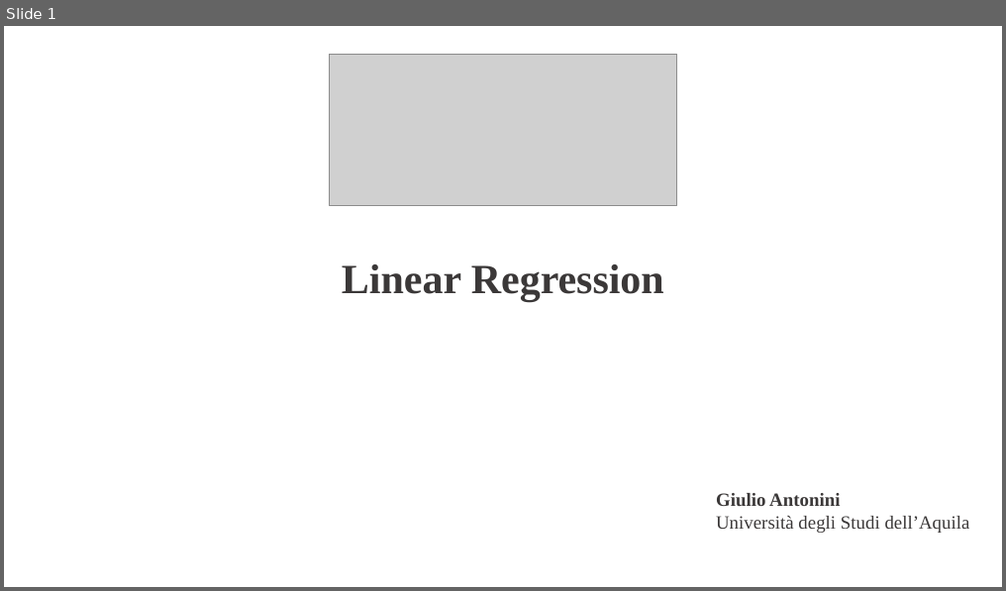
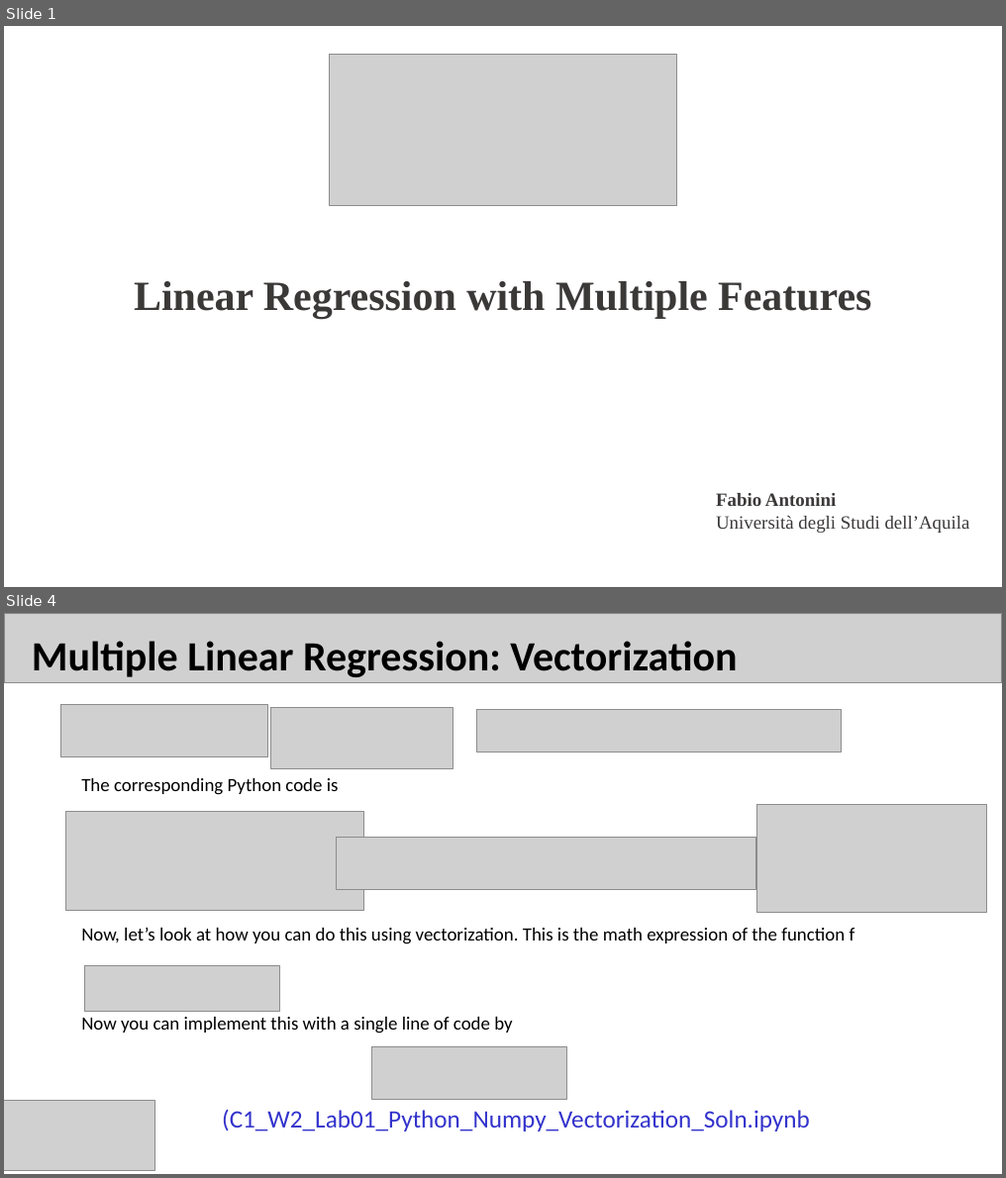
Before and after one commit to fabioantonini/introduction-machine-learning-for-engineers, a slide deck: Lectures/LinearRegressionMultipleFeatures/Slides/LinearRegressionMultipleFeatures.ppt. Shown one above the other, each under a label of ours: slide 1 before the commit, slides 1 and 4 after it; the slides between them are not shown. The pictures are 1006x591 and 1006x1178 pixels, drawn with LibreOffice and Linux fonts; fonts in the diff are those of the drawing; grey boxes stand for pictures; background and template pictures are left out. Boxes give left, top, right and bottom in pixels: in the first picture for what was removed or moved away, otherwise in the second. Text is boxed around its words. In the diff, an @@ line names an element or a change of style, - is before the commit and + after.

```diff
--- a/Lectures/LinearRegressionMultipleFeatures/Slides/LinearRegressionMultipleFeatures.ppt
+++ b/Lectures/LinearRegressionMultipleFeatures/Slides/LinearRegressionMultipleFeatures.ppt
@@ slide 4 added at box(4, 613, 1002, 1174), background #FFFFFF @@
@@ picture added at box(4, 613, 1001, 683) @@
@@ text added at box(32, 641, 737, 677), 40 pt, text #000000, bold @@
+Multiple Linear Regression: Vectorization
@@ picture added at box(60, 704, 267, 758) @@
@@ picture added at box(271, 707, 452, 768) @@
@@ picture added at box(476, 709, 841, 752) @@
@@ text added at box(81, 778, 339, 795), 18 pt, text #000000 @@
+The corresponding Python code is
@@ picture added at box(66, 811, 363, 911) @@
@@ picture added at box(757, 804, 986, 912) @@
@@ picture added at box(336, 837, 755, 890) @@
@@ text added at box(81, 928, 855, 945), 18 pt, text #000000 @@
+Now, let’s look at how you can do this using vectorization. This is the math expression of the function f
@@ picture added at box(84, 965, 279, 1012) @@
@@ text added at box(81, 1017, 512, 1034), 18 pt, text #000000 @@
+Now you can implement this with a single line of code by
@@ picture added at box(371, 1047, 566, 1099) @@
@@ picture added at box(4, 1100, 154, 1170) @@
@@ text added at box(222, 1110, 810, 1132), 24 pt, text #3333CC @@
+(C1_W2_Lab01_Python_Numpy_Vectorization_Soln.ipynb
@@ slide 1 changed as well @@
@@ text at box(134, 281, 871, 318): text changed @@
-Linear Regression
+Linear Regression with Multiple Features
@@ text at box(716, 493, 836, 506): text changed @@
-Giulio Antonini
+Fabio Antonini
```
Also in this commit, not shown: 1 other slide changed, 16 other slides added, 1 slide removed, 23 other files.
